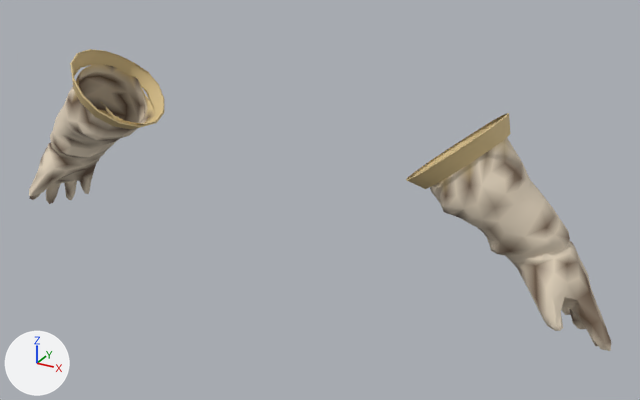
Two versions of the glTF model assets_src/armor/kargan_1/leather_b_hands.glb, one commit apart.
Both versions are drawn from a camera (50 mm lens) standing at (0.944, -1.447, 1.827) and looking at (0.098, 0.09, 1.058). Lighting does not change. The marker at lower left points along +X, +Y and +Z. The first picture is the older version. Vertices at exactly the same position are counted once.

Before the edit, the objects in view are built like this:
```python
mat_leather = bpy.data.materials.new('leather')
mat_leather.use_nodes = True; mat_leather.node_tree.nodes.clear()
_N = mat_leather.node_tree.nodes; _L = mat_leather.node_tree.links
n0 = _N.new('ShaderNodeBsdfPrincipled'); n0.name = 'Principled BSDF'
n0.inputs[2].default_value = 0.66  # 'Roughness'
n1 = _N.new('ShaderNodeOutputMaterial'); n1.name = 'Material Output'
n2 = _N.new('ShaderNodeVertexColor'); n2.name = 'Color Attribute'
_L.new(n0.outputs[0], n1.inputs[0])  # 'BSDF' to 'Surface'
_L.new(n2.outputs[0], n0.inputs[0])  # 'Color' to 'Base Color'
me_leather_b_hands = bpy.data.meshes.new('leather_b_hands')
me_leather_b_hands.from_pydata(...)  # 850 vertices, 1556 faces; spans x -0.733..0.742, y -0.056..0.177, z 0.88..1.322
me_leather_b_hands.materials.append(mat_leather)
ob_leather_b_hands = bpy.data.objects.new('leather_b_hands', me_leather_b_hands)
ob_leather_b_hands.location = (0.0, 0.0, 0.0)
```
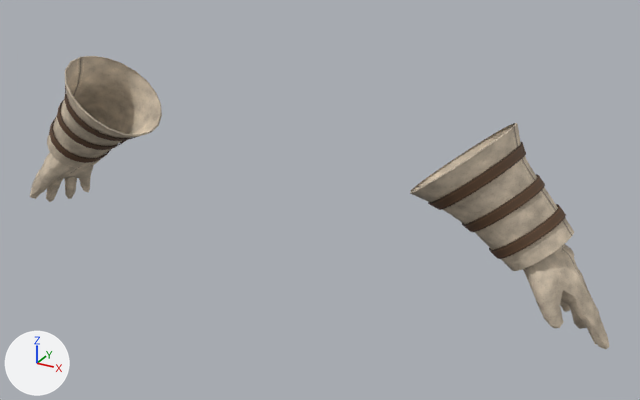
The change, as a list of edits to the scene's bpy script:
```text
Add img_strap_orm_png:
    img_strap_orm_png = load_image('strap_orm.png', '../textures/strap_orm.png', 128, 64, 'Non-Color')
Add img_strap_c_png:
    img_strap_c_png = load_image('strap_c.png', '../textures/strap_c.png', 128, 64, 'sRGB')
Add img_strap_n_png:
    img_strap_n_png = load_image('strap_n.png', '../textures/strap_n.png', 128, 64, 'Non-Color')
Add img_leather_orm_png:
    img_leather_orm_png = load_image('leather_orm.png', '../textures/leather_orm.png', 256, 256, 'Non-Color')
Add img_leather_c_png:
    img_leather_c_png = load_image('leather_c.png', '../textures/leather_c.png', 256, 256, 'sRGB')
Add img_leather_n_png:
    img_leather_n_png = load_image('leather_n.png', '../textures/leather_n.png', 256, 256, 'Non-Color')
Change mat_leather:
    remove # nodes: BsdfPrincipled, OutputMaterial, VertexColor
    nodes: BsdfPrincipled, Mix, NormalMap, OutputMaterial, SeparateColor, TexImage x3, VertexColor
    uses the picture img_leather_c_png
    uses the picture img_leather_n_png
    uses the picture img_leather_orm_png
Add mat_strap:
    mat_strap = bpy.data.materials.new('strap')
    # uses the picture img_strap_c_png
    # uses the picture img_strap_n_png
    # uses the picture img_strap_orm_png
Change me_leather_b_hands:
    used by ob_leather_b_hands; location = (0.0, 0.0, 0.0)
    remove me_leather_b_hands.from_pydata(...)  # 850 vertices, 1556 faces; spans x -0.733..0.742, y -0.056..0.177, z 0.88..1.322
    add me_leather_b_hands.from_pydata(...)  # 1546 vertices, 2714 faces; spans x -0.732..0.738, y -0.061..0.18, z 0.885..1.304
    me_leather_b_hands part 1: the loose piece of 353 vertices spanning x -0.733..-0.345, y -0.043..0.163, z 0.88..1.285 is rebuilt with 200 vertices and now spans x -0.637..-0.33, y -0.06..0.18, z 1.022..1.304
    me_leather_b_hands part 2: the loose piece of 337 vertices spanning x 0.344..0.742, y -0.039..0.161, z 0.886..1.292 is rebuilt with 200 vertices and now spans x 0.332..0.64, y -0.061..0.18, z 1.019..1.304
    me_leather_b_hands part 3: the loose piece of 80 vertices spanning x 0.321..0.508, y -0.055..0.173, z 1.158..1.322 is rebuilt with 100 vertices and now spans x 0.369..0.538, y -0.049..0.169, z 1.124..1.269, in mat_strap
    me_leather_b_hands part 4: the loose piece of 80 vertices spanning x -0.507..-0.321, y -0.056..0.177, z 1.157..1.321 is rebuilt with 100 vertices and now spans x -0.537..-0.367, y -0.048..0.168, z 1.123..1.268, in mat_strap
    me_leather_b_hands part 5: a new loose piece of 284 vertices spanning x -0.732..-0.528, y -0.027..0.15, z 0.885..1.114, in mat_leather
    me_leather_b_hands part 6: a new loose piece of 262 vertices spanning x 0.528..0.738, y -0.025..0.152, z 0.89..1.116, in mat_leather
    me_leather_b_hands part 7: a new loose piece of 100 vertices spanning x 0.435..0.579, y -0.026..0.159, z 1.087..1.208, in mat_strap
    me_leather_b_hands part 8: a new loose piece of 100 vertices spanning x 0.491..0.622, y -0.012..0.156, z 1.042..1.155, in mat_strap
    me_leather_b_hands part 9: a new loose piece of 100 vertices spanning x -0.575..-0.434, y -0.027..0.157, z 1.086..1.206, in mat_strap
    me_leather_b_hands part 10: a new loose piece of 100 vertices spanning x -0.619..-0.492, y -0.014..0.154, z 1.043..1.152, in mat_strap
    add me_leather_b_hands.materials.append(mat_strap)
```

What differs and where, as boxes [x1, y1, x2, y2] in the pictures (640 x 400 px):
'leather_b_hands', surface changed, reshaped
    before: [29, 49, 611, 351]
    after: [30, 56, 609, 349]
part 1 of me_leather_b_hands, rebuilt (9% narrower, 21% shorter)
    before: [29, 64, 155, 204]
    after: [47, 56, 162, 167]
part 2 of me_leather_b_hands, rebuilt (9% narrower, 30% shorter)
    before: [430, 138, 611, 351]
    after: [410, 123, 574, 271]
part 3 of me_leather_b_hands, rebuilt (7% narrower, 10% shorter)
    before: [406, 113, 511, 189]
    after: [428, 142, 526, 210]
part 4 of me_leather_b_hands, rebuilt
    before: [70, 49, 164, 129]
    after: [64, 86, 139, 141]
part 5 of me_leather_b_hands, added (brown)
    after: [30, 152, 94, 202]
part 6 of me_leather_b_hands, added (beige)
    after: [523, 244, 609, 349]
part 7 of me_leather_b_hands, added (brown)
    after: [462, 174, 545, 232]
part 8 of me_leather_b_hands, added (brown)
    after: [489, 204, 566, 259]
part 9 of me_leather_b_hands, added
    after: [57, 100, 126, 150]
part 10 of me_leather_b_hands, added
    after: [49, 116, 111, 163]
